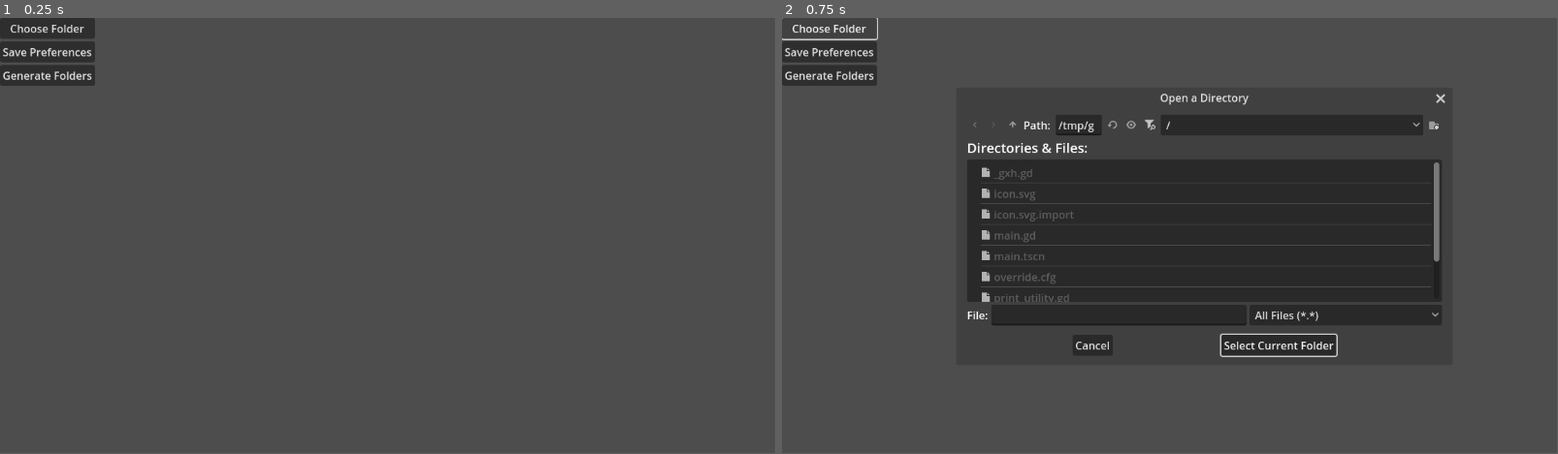
Above: before the commit, frames 1-2 (left to right).
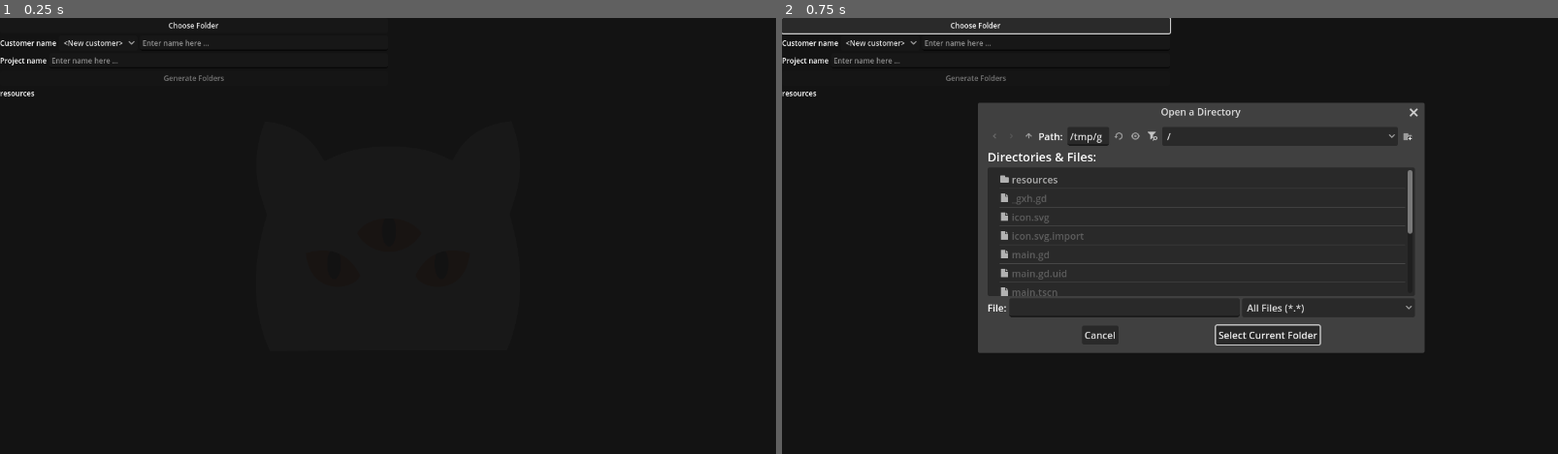
Above: after the commit, the same moments.

Repository: lutzilutz/Dionysos
Game: Godot game, scene res://main.tscn
The game is run twice, just before and just after one commit, with the same random seed, the same clock (stepped at 60 frames per second) and the same inputs.
Inputs:
- Up to frame 1 (0.25 s): no input
- Up to frame 2 (0.75 s): click "Choose Folder" at 0.5 s
In our replay, the window is 799x449 before the commit and 800x450 after it. These sizes can differ from the game's own. Grey fills any space a smaller window leaves; there, only what the larger window draws over its background counts as a difference.

The runs differ from the first frame. In frame 1, 99% of the frame differs, in the area x 0-100%, y 0-100%; in frame 2, 67%.

Commit message:
Starting implementing the project form
Also added default style to controls

Diff:
--- a/main.gd
+++ b/main.gd
@@ -2,8 +2,10 @@
 
 const USER_PREF_PATH: String = "user://user_preferences.json"
 
+@onready var customer_line = get_node("VBoxContainer/CustomerLine")
+
 var user_preferences: UserPreferences
-var path: String = "F:/"
+#var path: String = "F:/"
 var project_name: String = "A"
 
 # Called when the node enters the scene tree for the first time.
@@ -16,34 +18,56 @@
 	pass
 
 func update_controls() -> void:
+	if not user_preferences.has_default_path:
+		get_node("VBoxContainer/GenerateFolderButton").disabled = true
+	else:
+		get_node("VBoxContainer/GenerateFolderButton").disabled = false
 
-	pass
+
+
+	#print(DirAccess.get_directories_at(user_preferences.default_path))
+
+	get_node("VBoxContainer/Label").text = ""
+	customer_line.get_node("CustomerOption").clear()
+	customer_line.get_node("CustomerOption").add_item("<New customer>")
+	for d in DirAccess.get_directories_at(user_preferences.default_path):
+		get_node("VBoxContainer/Label").text += d + "\n"
+		customer_line.get_node("CustomerOption").add_item(d)
 
 func _on_choose_folder_button_pressed() -> void:
 	PrintUtility.print_info("User trying to choose folder ...")
-	get_node("FileDialog").set_current_dir(path)
+	get_node("FileDialog").set_current_dir(user_preferences.default_path)
 	get_node("FileDialog").visible = true
 
 func _on_save_pref_button_pressed() -> void:
 	PrintUtility.print_WIP("Save preferences to JSON file ...")
-	#user_preferences.default_path = get_node("FileDialog").current_dir
-	#print(get_node("FileDialog").current_dir)
 	user_preferences.save_to_file(USER_PREF_PATH)
 
 func _on_file_dialog_dir_selected(dir: String) -> void:
 	PrintUtility.print_info("Selected folder is : " + dir + "/")
 	user_preferences.default_path = dir
 	user_preferences.has_default_path = true
+	update_controls()
 
 func _on_file_dialog_canceled() -> void:
 	PrintUtility.print_info("User cancelled folder choice")
 
 func _on_generate_folder_button_pressed() -> void:
 	PrintUtility.print_info("Start generating folders ...")
-	var result = DirAccess.make_dir_absolute(path + "/" + project_name)
+	var result = DirAccess.make_dir_absolute(user_preferences.default_path + "/" + project_name)
 	match result:
 		0:
 			PrintUtility.print_info("Success")
 		32:
 			PrintUtility.print_error("Folder already exists")
+		_:
+			PrintUtility.print_error("Unkown error : " + str(result))
 	print(result)
+
+
+func _on_customer_option_item_selected(index: int) -> void:
+	if index == 0:
+		customer_line.get_node("CustomerEdit").visible = true
+	else:
+		print(customer_line.get_node("CustomerEdit"))
+		customer_line.get_node("CustomerEdit").visible = false
--- a/main.tscn
+++ b/main.tscn
@@ -1,6 +1,8 @@
-[gd_scene load_steps=2 format=3 uid="uid://rvfixiqdxhj5"]
+[gd_scene load_steps=4 format=3 uid="uid://rvfixiqdxhj5"]
 
-[ext_resource type="Script" path="res://main.gd" id="1_h26jr"]
+[ext_resource type="Script" uid="uid://cg3dakhfpgbxn" path="res://main.gd" id="1_h26jr"]
+[ext_resource type="Texture2D" uid="uid://d3pk1xx7sc4ni" path="res://resources/branding/logo_head.png" id="2_us6ij"]
+[ext_resource type="Theme" uid="uid://dltvaum6axc0k" path="res://resources/themes/default_button.tres" id="3_4krfr"]
 
 [node name="Main" type="Control"]
 layout_mode = 3
@@ -11,6 +13,13 @@
 grow_vertical = 2
 script = ExtResource("1_h26jr")
 
+[node name="Sprite2D" type="Sprite2D" parent="."]
+modulate = Color(1, 1, 1, 0.0235294)
+position = Vector2(640, 360)
+scale = Vector2(0.4, 0.4)
+texture = ExtResource("2_us6ij")
+metadata/_edit_lock_ = true
+
 [node name="FileDialog" type="FileDialog" parent="."]
 title = "Open a Directory"
 initial_position = 2
@@ -20,24 +29,73 @@
 access = 2
 
 [node name="VBoxContainer" type="VBoxContainer" parent="."]
-layout_mode = 0
-offset_right = 40.0
-offset_bottom = 40.0
+layout_mode = 1
+anchors_preset = 15
+anchor_right = 1.0
+anchor_bottom = 1.0
+offset_right = -640.0
+grow_horizontal = 2
+grow_vertical = 2
 
 [node name="ChooseFolderButton" type="Button" parent="VBoxContainer"]
 layout_mode = 2
+theme = ExtResource("3_4krfr")
 text = "Choose Folder"
 
 [node name="SavePrefButton" type="Button" parent="VBoxContainer"]
+visible = false
 layout_mode = 2
+theme = ExtResource("3_4krfr")
 text = "Save Preferences"
+
+[node name="CustomerLine" type="HBoxContainer" parent="VBoxContainer"]
+layout_mode = 2
+
+[node name="CustomerLabel" type="Label" parent="VBoxContainer/CustomerLine"]
+layout_mode = 2
+theme = ExtResource("3_4krfr")
+text = "Customer name"
+
+[node name="CustomerOption" type="OptionButton" parent="VBoxContainer/CustomerLine"]
+layout_mode = 2
+theme = ExtResource("3_4krfr")
+selected = 0
+item_count = 1
+popup/item_0/text = "<New Customer>"
+popup/item_0/id = 0
+
+[node name="CustomerEdit" type="LineEdit" parent="VBoxContainer/CustomerLine"]
+layout_mode = 2
+size_flags_horizontal = 3
+theme = ExtResource("3_4krfr")
+placeholder_text = "Enter name here ..."
+
+[node name="ProjectNameLine" type="HBoxContainer" parent="VBoxContainer"]
+layout_mode = 2
+
+[node name="ProjectNameLabel" type="Label" parent="VBoxContainer/ProjectNameLine"]
+layout_mode = 2
+theme = ExtResource("3_4krfr")
+text = "Project name"
+
+[node name="ProjectNameEdit" type="LineEdit" parent="VBoxContainer/ProjectNameLine"]
+layout_mode = 2
+size_flags_horizontal = 3
+theme = ExtResource("3_4krfr")
+placeholder_text = "Enter name here ..."
 
 [node name="GenerateFolderButton" type="Button" parent="VBoxContainer"]
 layout_mode = 2
+theme = ExtResource("3_4krfr")
 text = "Generate Folders"
+
+[node name="Label" type="Label" parent="VBoxContainer"]
+layout_mode = 2
+theme = ExtResource("3_4krfr")
 
 [connection signal="canceled" from="FileDialog" to="." method="_on_file_dialog_canceled"]
 [connection signal="dir_selected" from="FileDialog" to="." method="_on_file_dialog_dir_selected"]
 [connection signal="pressed" from="VBoxContainer/ChooseFolderButton" to="." method="_on_choose_folder_button_pressed"]
 [connection signal="pressed" from="VBoxContainer/SavePrefButton" to="." method="_on_save_pref_button_pressed"]
+[connection signal="item_selected" from="VBoxContainer/CustomerLine/CustomerOption" to="." method="_on_customer_option_item_selected"]
 [connection signal="pressed" from="VBoxContainer/GenerateFolderButton" to="." method="_on_generate_folder_button_pressed"]
--- a/project.godot
+++ b/project.godot
@@ -12,9 +12,18 @@
 
 config/name="DK Dionysos"
 run/main_scene="res://main.tscn"
-config/features=PackedStringArray("4.3", "Forward Plus")
+config/features=PackedStringArray("4.4", "Forward Plus")
 config/icon="res://icon.svg"
 
 [display]
 
+window/size/viewport_width=1280
+window/size/viewport_height=720
 window/subwindows/embed_subwindows=false
+window/per_pixel_transparency/allowed=true
+
+[rendering]
+
+renderer/rendering_method="gl_compatibility"
+renderer/rendering_method.mobile="gl_compatibility"
+environment/defaults/default_clear_color=Color(0.0728425, 0.0728427, 0.0728426, 1)
--- /dev/null
+++ b/resources/themes/default_button.tres
@@ -0,0 +1,7 @@
+[gd_resource type="Theme" format=3 uid="uid://dltvaum6axc0k"]
+
+[resource]
+Button/font_sizes/font_size = 12
+Label/font_sizes/font_size = 12
+LineEdit/font_sizes/font_size = 12
+OptionButton/font_sizes/font_size = 12
--- a/user_preferences.gd
+++ b/user_preferences.gd
@@ -2,11 +2,13 @@
 
 @export var default_path: String = ""
 @export var has_default_path: bool = false
+@export var customers: Array = []
 
 func save_to_file(path:String) -> Error:
 	var json = {
 		"default_path": default_path,
-		"has_default_path": has_default_path
+		"has_default_path": has_default_path,
+		"customers": customers
 	}
 	var file = FileAccess.open(path, FileAccess.WRITE)
 
@@ -26,7 +28,8 @@
 		var new_file = FileAccess.open(path, FileAccess.WRITE)
 		var new_json = {
 			"default_path": "",
-			"has_default_path": false
+			"has_default_path": false,
+			"customers": []
 		}
 		if new_file:
 			new_file.store_string(JSON.stringify(new_json))
@@ -35,6 +38,8 @@
 		else:
 			PrintUtility.print_error("Can't write a new file user_preferences.json")
 			PrintUtility.print_error(str(new_file.get_open_error()))
+	else:
+		PrintUtility.print_info("user_preferences.json found")
 
 	PrintUtility.print_info("Loading user_preferences.json ...")
 	var file = FileAccess.get_file_as_string(path)
@@ -42,12 +47,6 @@
 	var res = UserPreferences.new()
 	res.default_path = json.get("default_path", "")
 	res.has_default_path = json.get("has_default_path", false)
+	res.customers = json.get("customers", [])
 
 	return res
-
-#func generate_default_preferences_file(fa: FileAccess) -> void:
-	#var json = {
-		#"default_path": default_path,
-		#"has_default_path": has_default_path
-	#}
-	#
Not shown, added: main.gd.uid
Not shown, added: print_utility.gd.uid
Binary file added: resources/branding/logo_alpha.png
Not shown, added: resources/branding/logo_alpha.png.import
Binary file added: resources/branding/logo_head.png
Not shown, added: resources/branding/logo_head.png.import
Binary file added: resources/icons/cancel.png
Not shown, added: resources/icons/cancel.png.import
Binary file added: resources/icons/checked.png
Not shown, added: resources/icons/checked.png.import
Binary file added: resources/icons/information.png
Not shown, added: resources/icons/information.png.import
(and 3 more such lines)
